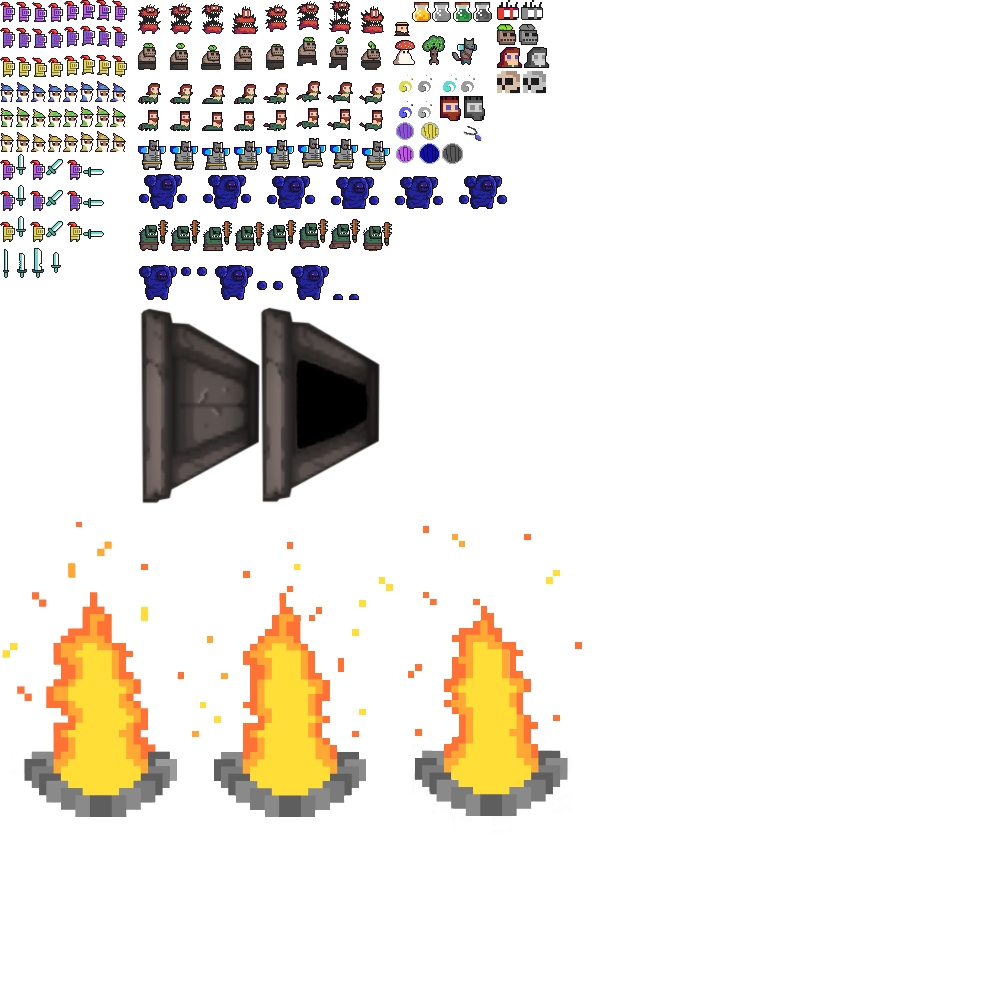
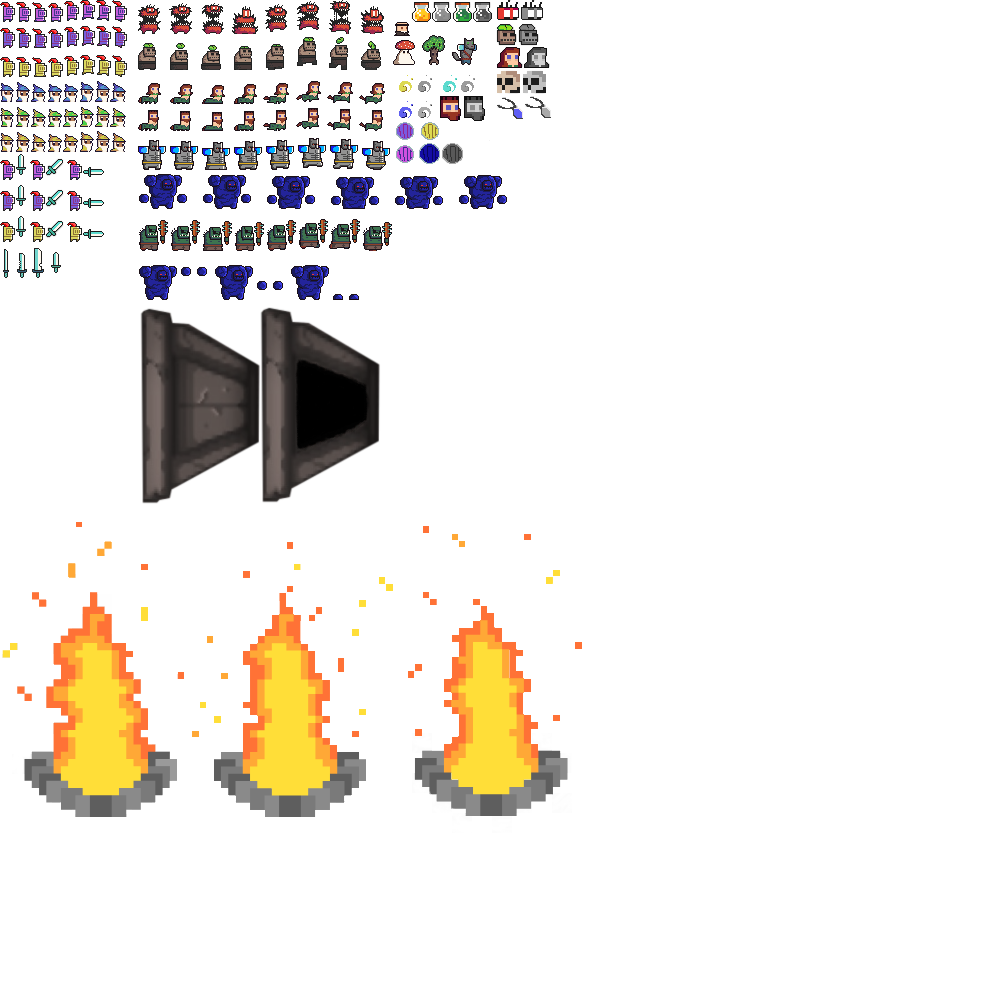
Layer changes from the first 1000px x 1000px image to the second:
painted on "Background" over (463, 96, 551, 141)
